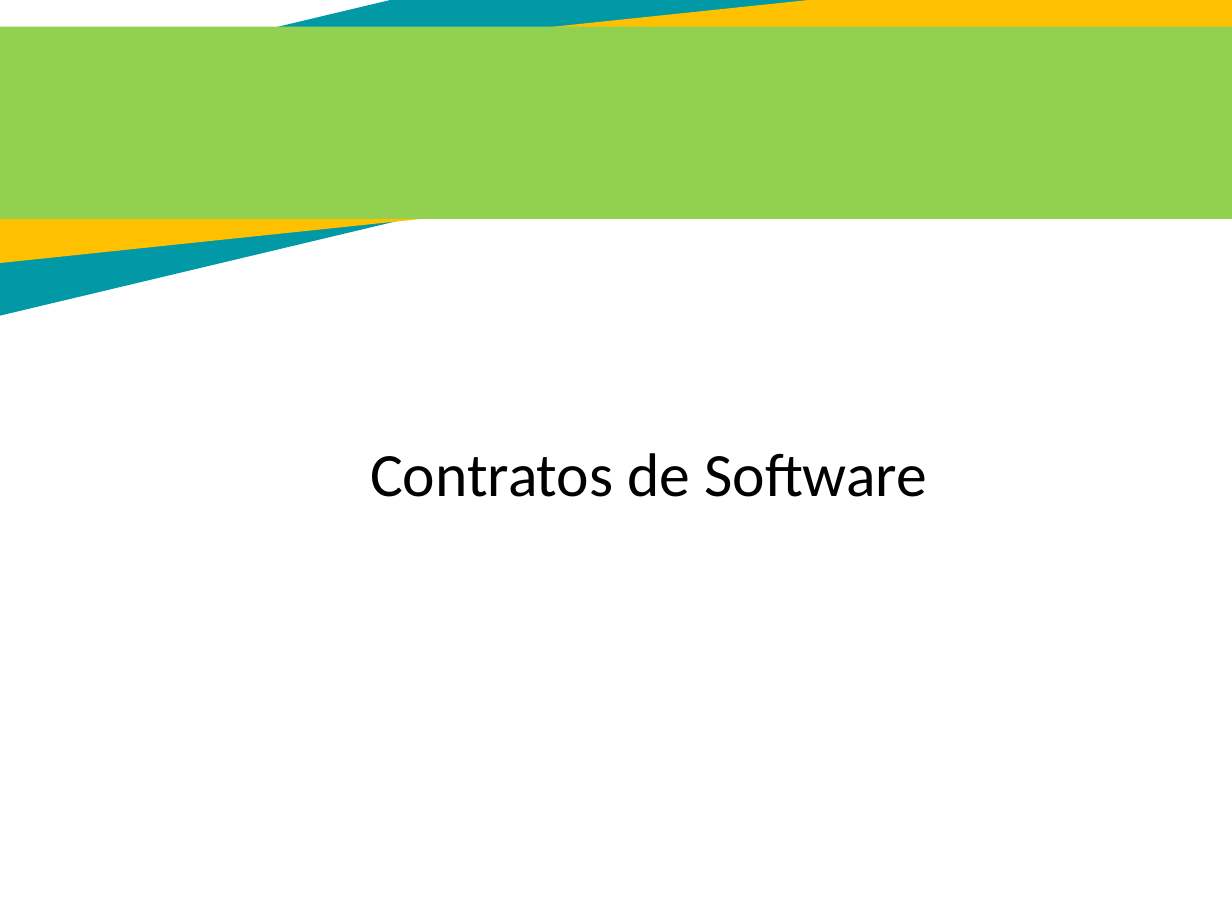
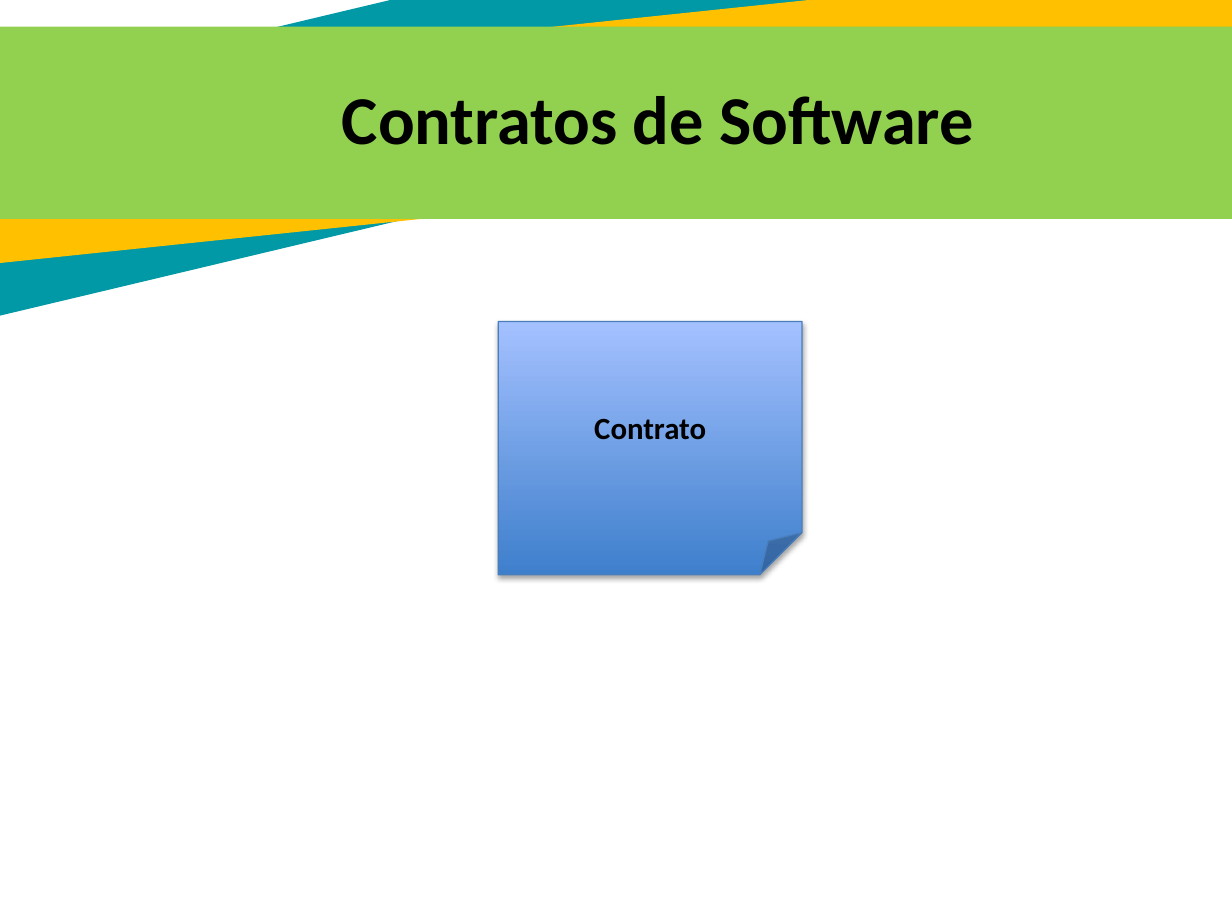
Before and after one commit to juannicolasvargas/SANF-solutions-helps, a slide deck: slide 49 of Sexto Trimestre/PresentacionV6 terminar- 1012.pptx. Drawn at 1232x924 pixels with LibreOffice and Linux fonts; fonts in the diff are those of the drawing. Boxes give left, top, right and bottom in pixels: in the first picture for what was removed or moved away, otherwise in the second. Text is boxed around its words. In the diff, an @@ line names an element or a change of style, - is before the commit and + after.

Commit message:
se agrega contrato de sofware y diagrama de casos de uso
faltante
- Pruebas caja negra
- migracion de datos

```diff
--- a/Sexto Trimestre/PresentacionV6 terminar- 1012.pptx
+++ b/Sexto Trimestre/PresentacionV6 terminar- 1012.pptx
@@ text "Contratos de Software": place and size @@
-text "Contratos de Software" at (370, 453, 927, 497)
+text "Contratos de Software" at (342, 96, 973, 145)
@@ text "Contratos de Software" at (342, 96, 973, 145): size 36 to 40 pt, bold on @@
@@ folded corner added at (499, 322, 802, 575), fill gradient #3F80CE to #A4C4FF, outline #4B7EBC 0.75 pt, 18 pt, text #000000, bold @@
+Contrato
```
Also in this commit, not shown: 3 other slides changed, 2 slides added, 3 slides removed.
